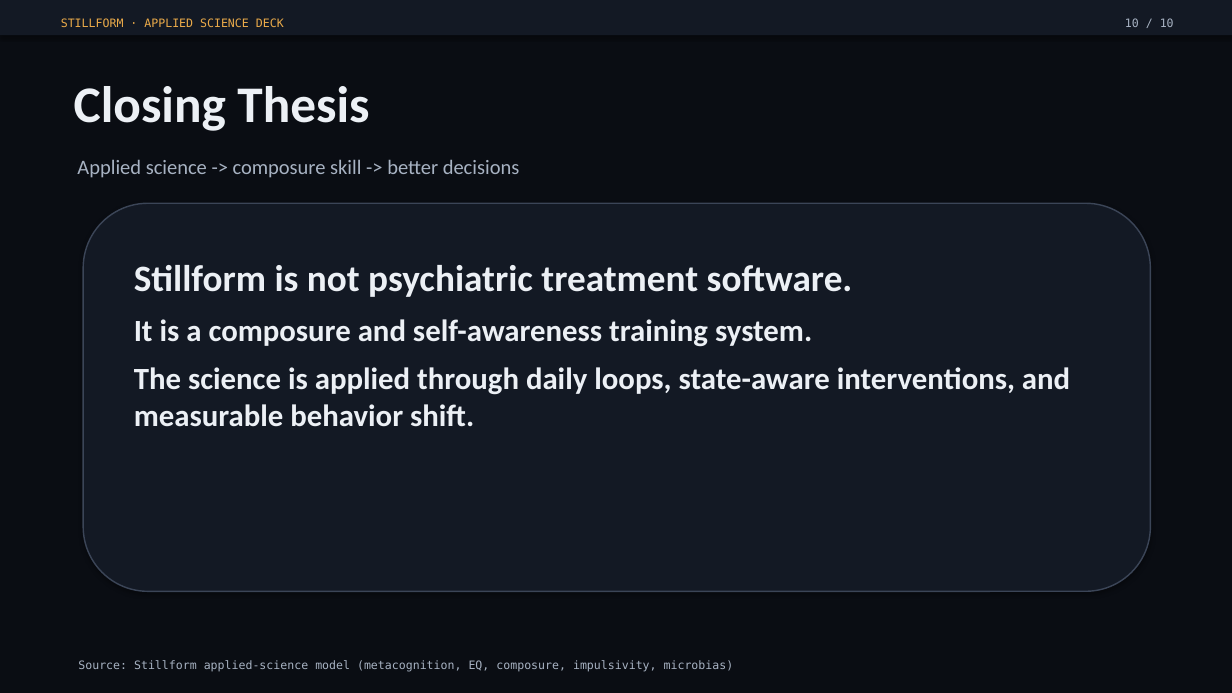
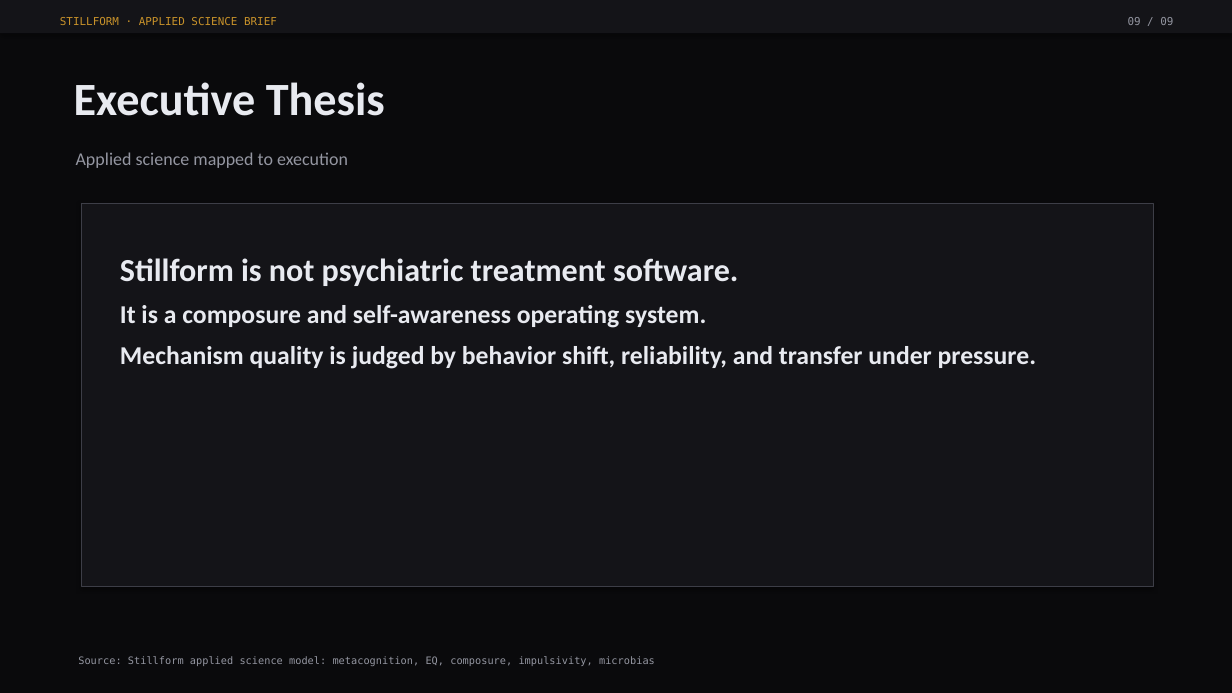
Before and after one commit to EmberEnterprises/Stillform, a slide deck: slide 9 of public/Stillform_Executive_Deck.pptx (slide 10 before the commit). Drawn at 1232x693 pixels with LibreOffice and Linux fonts; fonts in the diff are those of the drawing. Boxes give left, top, right and bottom in pixels: in the first picture for what was removed or moved away, otherwise in the second. Text is boxed around its words. In the diff, an @@ line names an element or a change of style, - is before the commit and + after.

```diff
--- a/public/Stillform_Executive_Deck.pptx
+++ b/public/Stillform_Executive_Deck.pptx
@@ background #0A0D13 to #0A0A0C @@
@@ rectangle at [0, 0, 1232, 33]: fill #131924 to #141418 @@
@@ text at [60, 17, 277, 25]: text changed; size 9 to 8.5 pt; text colour #EBAB4A to #C8922A @@
-STILLFORM · APPLIED SCIENCE DECK
+STILLFORM · APPLIED SCIENCE BRIEF
@@ text removed at [1125, 18, 1174, 27] @@
-10 / 10
@@ text added at [1128, 17, 1173, 25], 8.5 pt, text #9496A1 @@
+09 / 09
@@ text at [74, 82, 385, 116]: text changed; size 40 to 36 pt; text colour #ECF0F5 to #E8EAF0 @@
-Closing Thesis
+Executive Thesis
@@ text at [76, 152, 348, 168]: text changed; size 16 to 14 pt; text colour #A7B2C2 to #9496A1 @@
-Applied science -> composure skill -> better decisions
+Applied science mapped to execution
@@ rectangle added at [81, 203, 1153, 587], fill #141418, outline #3D3E47 0.9 pt @@
@@ rounded rectangle removed at [83, 203, 1151, 592] @@
@@ text "Stillform is not psychiatric treatment ...": place and size @@
-text "Stillform is not psychiatric treatment ..." at [134, 265, 1070, 427]
+text "Stillform is not psychiatric treatment ..." at [120, 258, 1036, 369]
@@ text at [120, 258, 738, 286]: size 29 to 25 pt, text colour #ECF0F5 to #E8EAF0 in "Stillform is not psychiatric treatment software."; less space between paragraphs @@
@@ text at [120, 305, 1036, 369]: text changed; size 24 to 20 pt; text colour #ECF0F5 to #E8EAF0 @@
-It is a composure and self-awareness training system.
-The science is applied through daily loops, state-aware interventions, and measurable behavior shift.
+It is a composure and self-awareness operating system.
+Mechanism quality is judged by behavior shift, reliability, and transfer under pressure.
@@ text at [78, 656, 655, 666]: text changed; size 9 to 8 pt; text colour #A7B2C2 to #9496A1 @@
-Source: Stillform applied-science model (metacognition, EQ, composure, impulsivity, microbias)
+Source: Stillform applied science model: metacognition, EQ, composure, impulsivity, microbias
```
Also in this commit, not shown: 3 other slides changed, 5 slides added, 6 slides removed, 2 other files.
